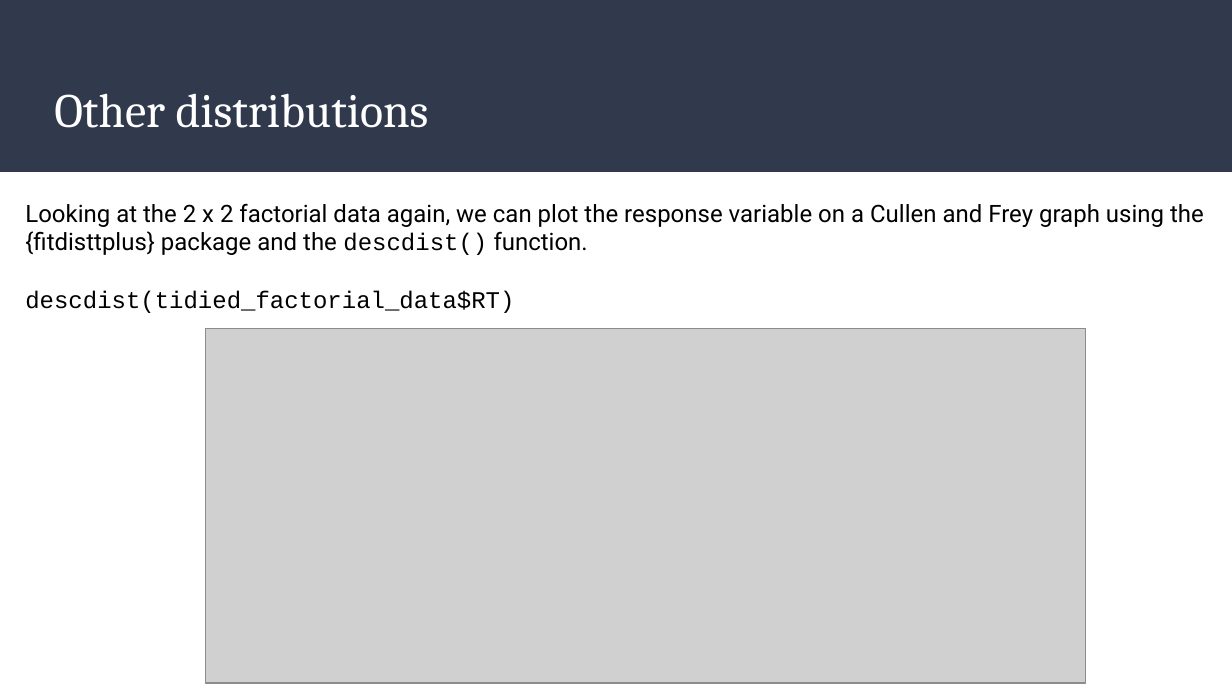
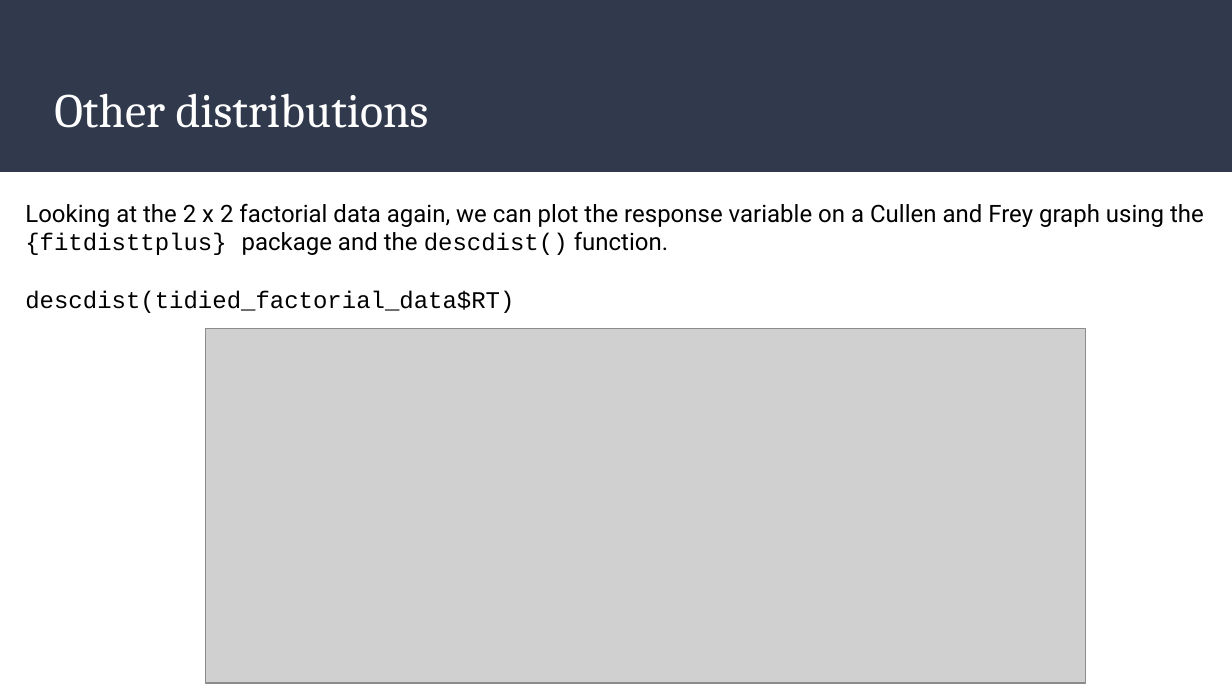
Before and after one commit to dannagifford/Wk5-16_mixed_models_pt2, a slide deck: slide 19 of slides/Mixed_Models_Part_2.odp. Drawn at 1232x693 pixels with LibreOffice and Linux fonts; fonts in the diff are those of the drawing; grey boxes stand for pictures. Boxes give left, top, right and bottom in pixels: in the first picture for what was removed or moved away, otherwise in the second. Text is boxed around its words. In the diff, an @@ line names an element or a change of style, - is before the commit and + after.

```diff
--- a/slides/Mixed_Models_Part_2.odp
+++ b/slides/Mixed_Models_Part_2.odp
@@ text at [25, 203, 1204, 255]: font Roboto to Courier New in "{fitdisttplus}" @@
```
Also in this commit, not shown: 5 other slides changed, 1 slide added, 1 other file.
